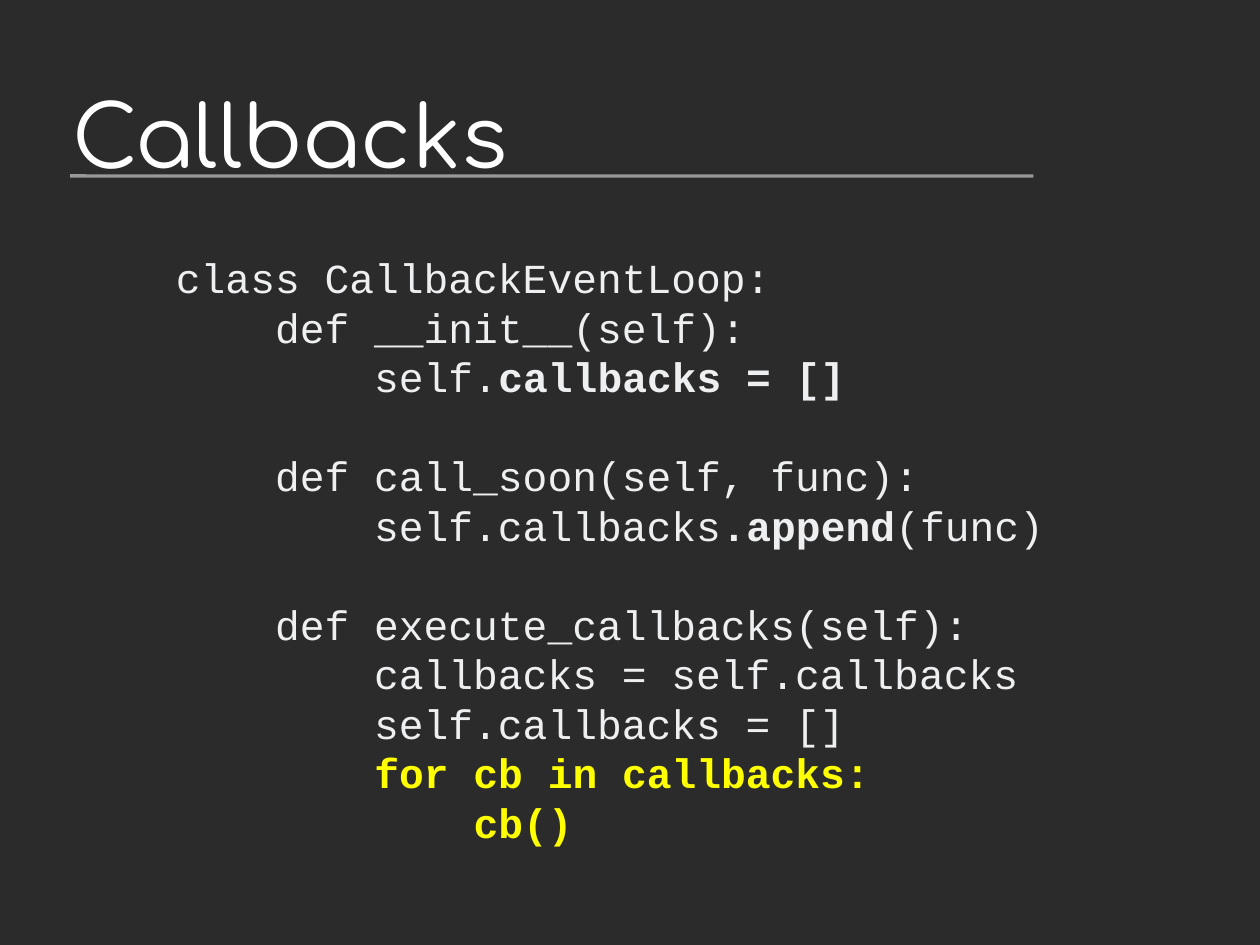
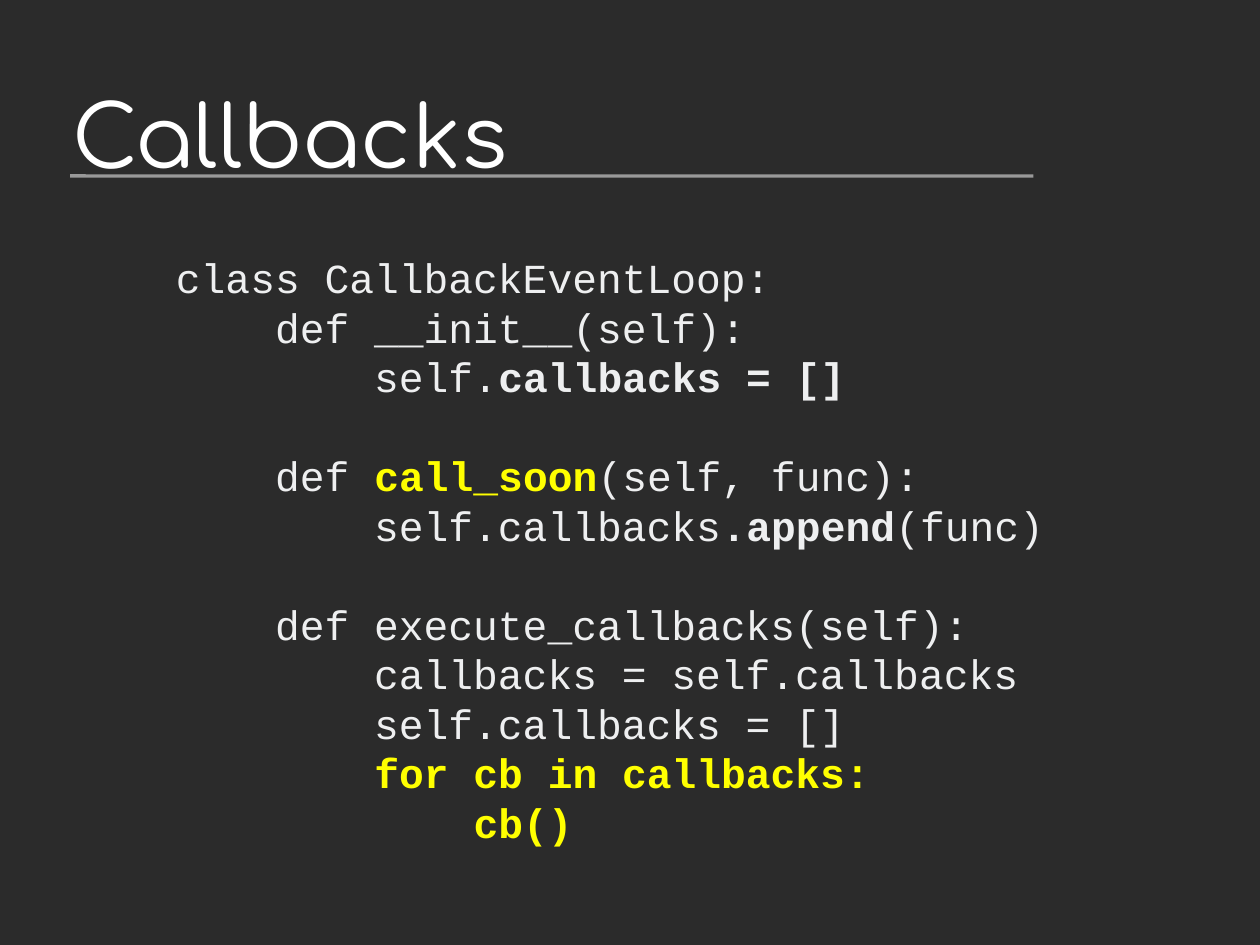
Before and after one commit to vstinner/talks, a slide deck: slide 5 of 2014-Pycon-Lyon/asyncio.odp. Drawn at 1260x945 pixels with LibreOffice and Linux fonts; fonts in the diff are those of the drawing; background and template pictures are left out; a plain dark background stands for a picture behind light text. Boxes give left, top, right and bottom in pixels: in the first picture for what was removed or moved away, otherwise in the second. Text is boxed around its words. In the diff, an @@ line names an element or a change of style, - is before the commit and + after.

```diff
--- a/2014-Pycon-Lyon/asyncio.odp
+++ b/2014-Pycon-Lyon/asyncio.odp
@@ text at [275,461,920,500]: text colour #EEEFF0 to #FFFF00, bold on in "call_soon(self," @@
```
Also in this commit, not shown: 4 other slides changed, 8 slides added, 10 other files.
